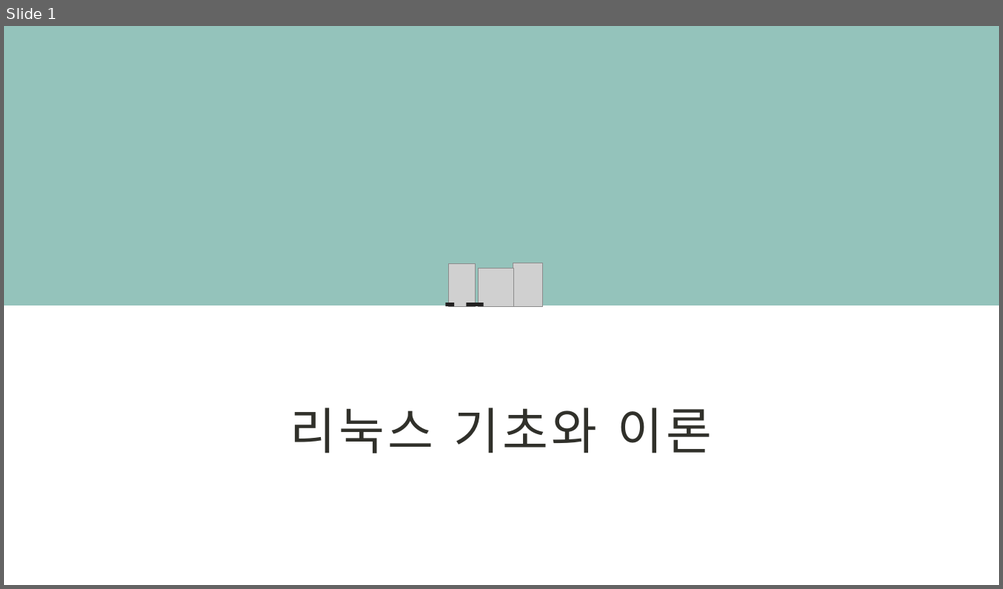
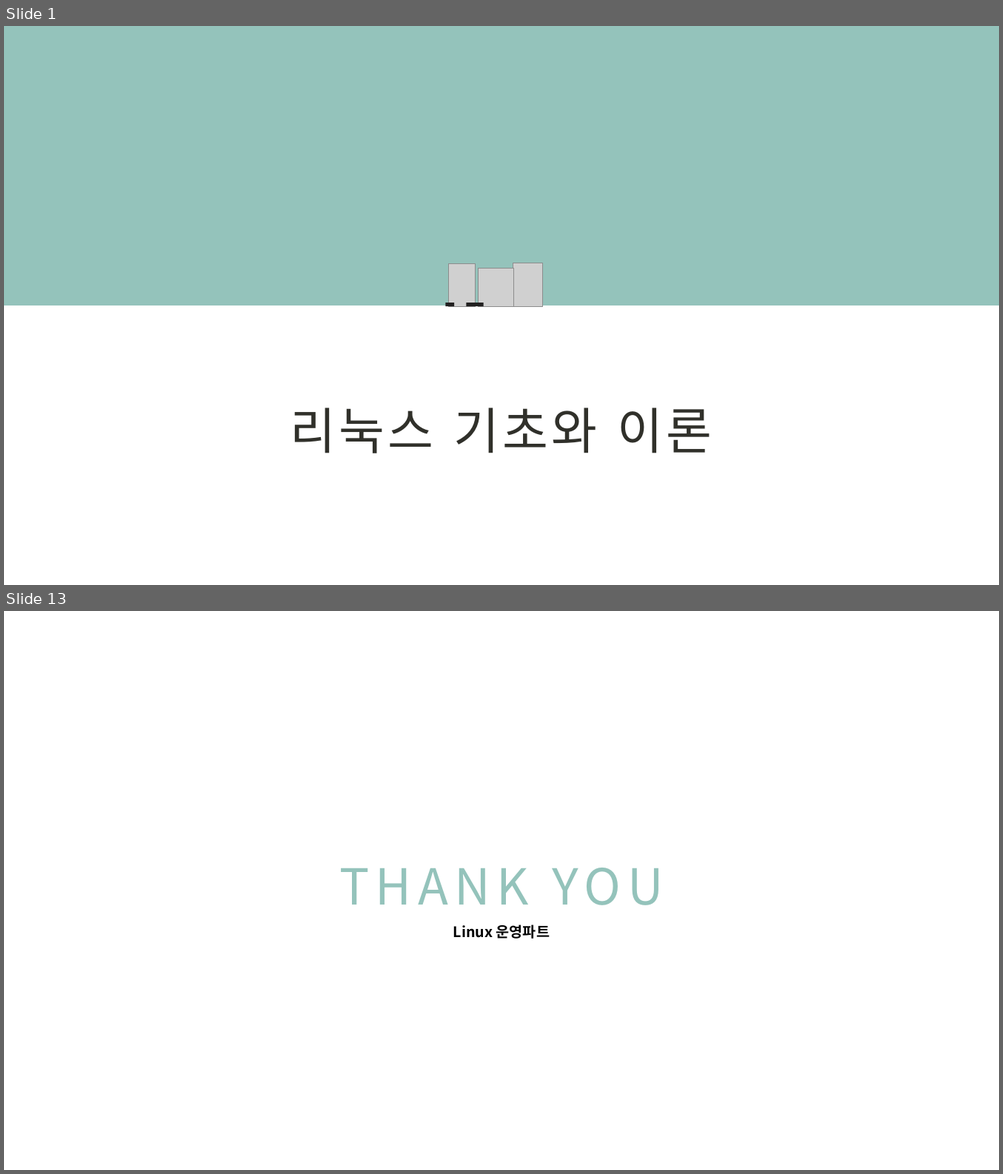
Before and after one commit to JEONGBEOMKO/Linux-Server, a slide deck: 리눅스 운영파트/실습 환경 구축하기.pptx. Shown one above the other, each under a label of ours: slide 1 before the commit, slides 1 and 13 after it; the slides between them are not shown. The pictures are 1003x589 and 1003x1174 pixels, drawn with LibreOffice and Linux fonts; fonts in the diff are those of the drawing; grey boxes stand for pictures. Boxes give left, top, right and bottom in pixels: in the first picture for what was removed or moved away, otherwise in the second. Text is boxed around its words. In the diff, an @@ line names an element or a change of style, - is before the commit and + after.

```diff
--- a/리눅스 운영파트/실습 환경 구축하기.pptx
+++ b/리눅스 운영파트/실습 환경 구축하기.pptx
@@ slide 13 added at [4, 611, 999, 1170], background #FFFFFF @@
@@ text added at [339, 869, 528, 905], 48 pt, text #94C3BB @@
+THANK YOU
@@ text added at [453, 925, 549, 939], 14 pt, text #000000, bold @@
+Linux 운영파트
```
Also in this commit, not shown: 11 slides changed, 1 slide removed.
